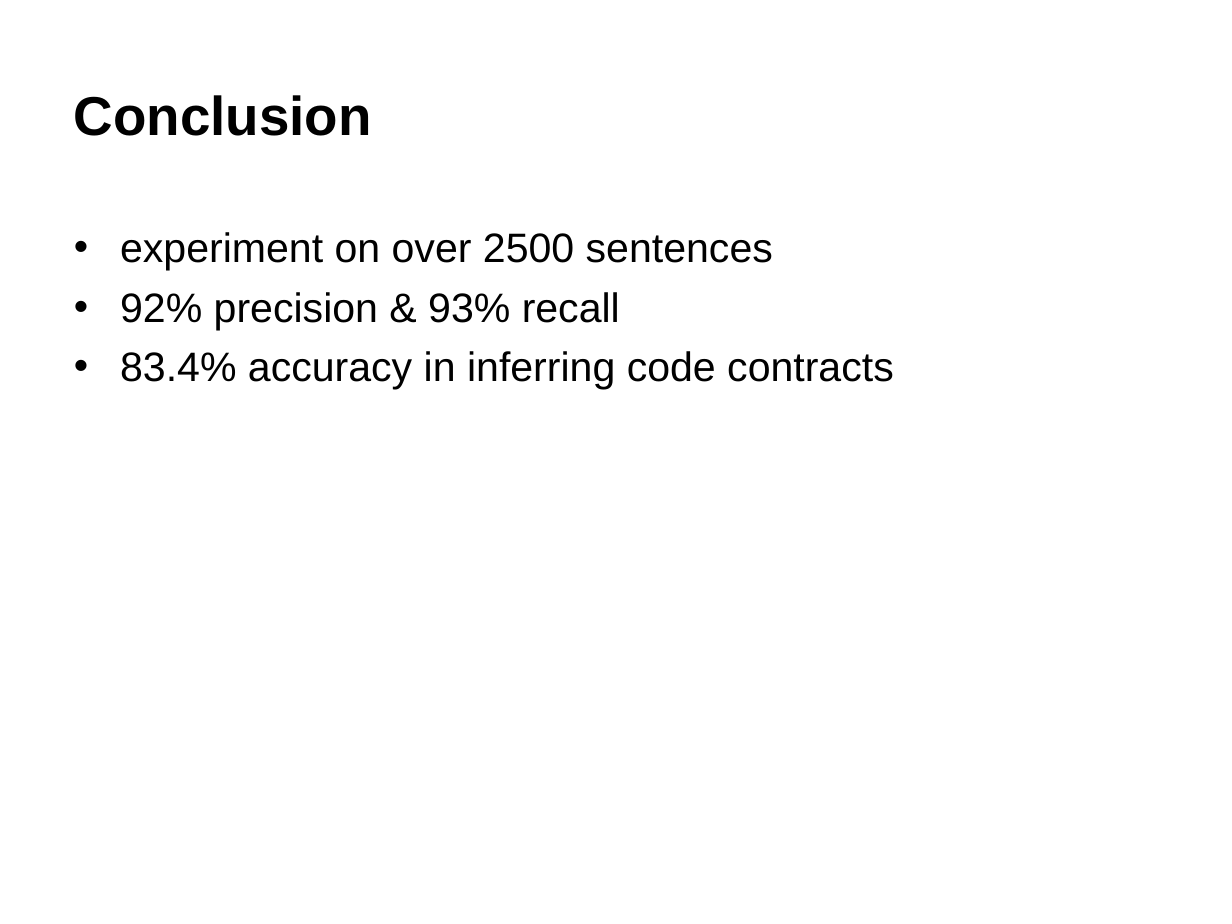
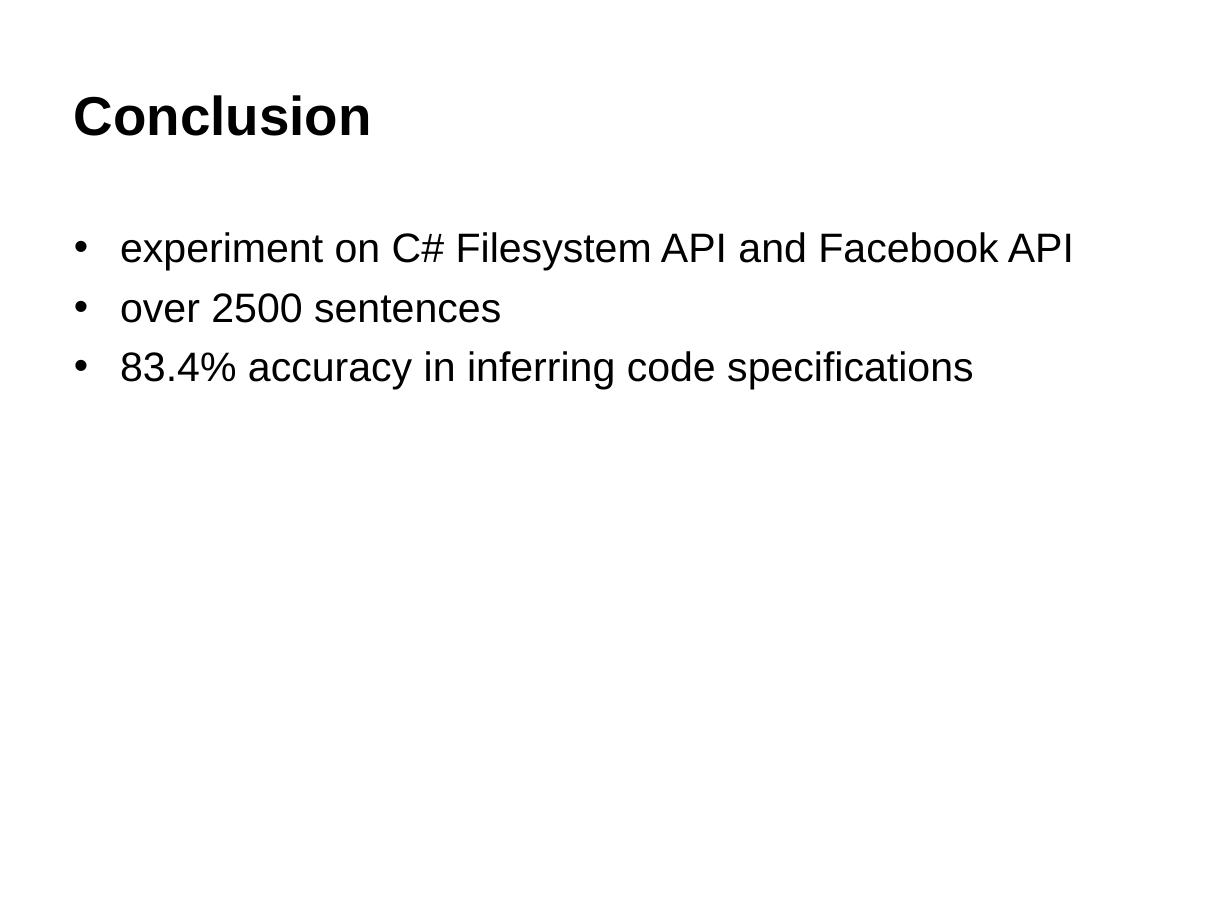
Before and after one commit to derekqian/CS669-Scholarship-Skills, a slide deck: slide 10 of P3-5-min-talk/summary.ppt. Drawn at 1232x924 pixels with LibreOffice and Linux fonts; fonts in the diff are those of the drawing; background and template pictures are left out. Boxes give left, top, right and bottom in pixels: in the first picture for what was removed or moved away, otherwise in the second. Text is boxed around its words. In the diff, an @@ line names an element or a change of style, - is before the commit and + after.

```diff
--- a/P3-5-min-talk/summary.ppt
+++ b/P3-5-min-talk/summary.ppt
@@ text at <box>120,232,1074,390</box>: text changed @@
-• experiment on over 2500 sentences
-• 92% precision & 93% recall
-• 83.4% accuracy in inferring code contracts
+• experiment on C# Filesystem API and Facebook API
+• over 2500 sentences
+• 83.4% accuracy in inferring code specifications
```
Also in this commit, not shown: 8 other slides changed, 1 other file.
